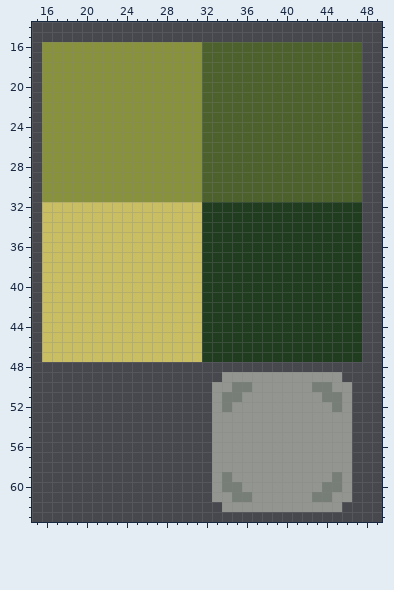
Pixel-art sprite: sprites/Meh.png. The picture above is the old version.
Shown: x 15..49, y 14..63.
The result:
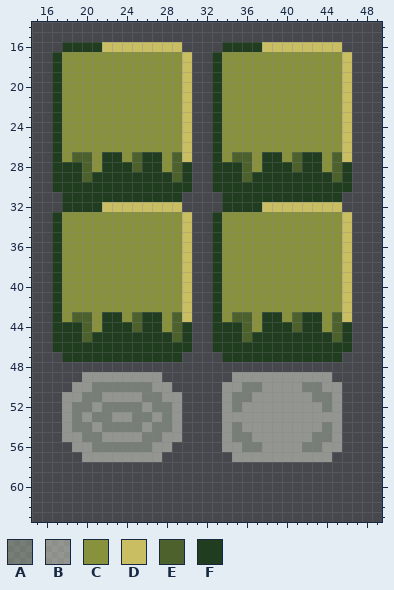
Palette (. is transparent): A #acb9a47a  B #e7ead77a  C #88923d  D #c9bf62  E #4c612b  F #203d1f
Difference:
file 64x64 -> 128x128 pixels (blocks of 1x1 -> 2x2; one block is one cell here)
Changed rows in their new state; - is an unchanged pixel.
first column x 16:
16 ..FFFFDDDDDDDD....FFFFDDDDDDDD..
17 .F------------D..FCCCCCCCCCCCCD.
18 .F------------D..FCCCCCCCCCCCCD.
19 .F------------D..FCCCCCCCCCCCCD.
20 .F------------D..FCCCCCCCCCCCCD.
21 .F------------D..FCCCCCCCCCCCCD.
22 .F------------D..FCCCCCCCCCCCCD.
23 .F------------D..FCCCCCCCCCCCCD.
24 .F------------D..FCCCCCCCCCCCCD.
25 .F------------D..FCCCCCCCCCCCCD.
26 .F------------D..FCCCCCCCCCCCCD.
27 .F-EE-FF-EFF-ED..FC--CFFC-FFC-D.
28 .FFFE-FFFEFF-EF..FFF-CFFF-FFC-F.
29 .FFFEFFFFFFFFEF..FFF-FFFFFFFF-F.
30 .FFFFFFFFFFFFFF..FFFFFFFFFFFFFF.
31 ..FFFFFFFFFFFF....FFFFFFFFFFFF..
32 ..FFFF--------....----DDDDDDDD..
33 .FCCCCCCCCCCCC-..-CCCCCCCCCCCCD.
34 .FCCCCCCCCCCCC-..-CCCCCCCCCCCCD.
35 .FCCCCCCCCCCCC-..-CCCCCCCCCCCCD.
36 .FCCCCCCCCCCCC-..-CCCCCCCCCCCCD.
37 .FCCCCCCCCCCCC-..-CCCCCCCCCCCCD.
38 .FCCCCCCCCCCCC-..-CCCCCCCCCCCCD.
39 .FCCCCCCCCCCCC-..-CCCCCCCCCCCCD.
40 .FCCCCCCCCCCCC-..-CCCCCCCCCCCCD.
41 .FCCCCCCCCCCCC-..-CCCCCCCCCCCCD.
42 .FCCCCCCCCCCCC-..-CCCCCCCCCCCCD.
43 .FCEECFFCEFFCE-..-CEEC--CE--CED.
44 .FFFECFFFEFFCEF..---EC---E--CE-.
45 .FFFEFFFFFFFFEF..---E--------E-.
46 .FFFFFFFFFFFFFF..--------------.
47 ..FFFFFFFFFFFF....------------..
49 ----BBBBBBBB------.----------.--
50 ---BBAAAAAABB----.-B-A----A-B-.-
51 --BBAABBBBAABB---.B-A------A-B.-
52 --BAABAAAABAAB---.BA--------AB.-
53 --BABAABBAABAB---.------------.-
54 --BAABAAAABAAB---.-A--------A-.-
55 --BBAABBBBAABB---.-AA------AA-.-
56 ---BBAAAAAABB----.--AA----AA--.-
57 ----BBBBBBBB-----..----------..-
58 -----------------..............-
59 -----------------..............-
60 -----------------..............-
61 -----------------..............-
62 ------------------............--
Changed places in both pictures, as pixel boxes (x1, y1, x2, y2):
changed: (42, 42, 362, 512)
